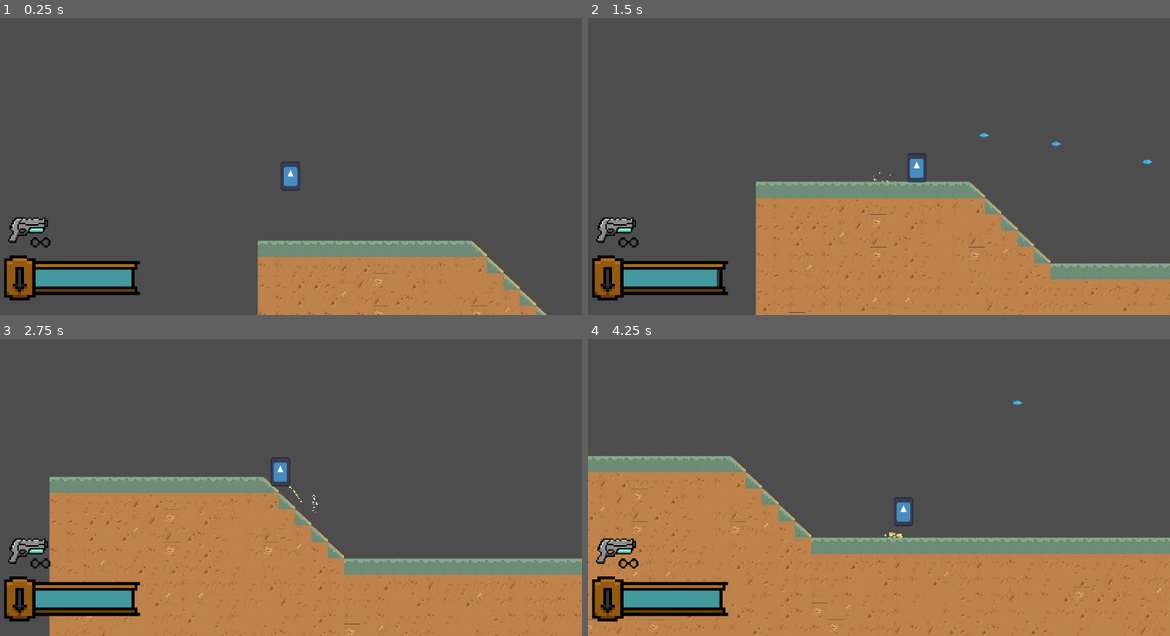
Above: before the commit, frames 1-4 (two rows, left to right).
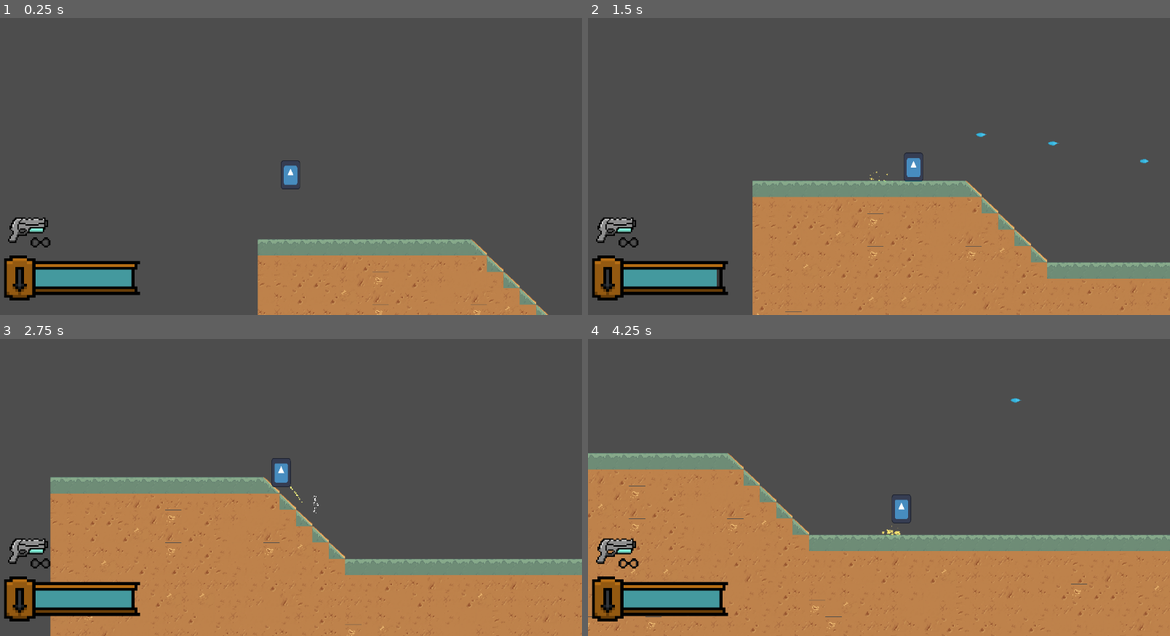
Above: after the commit, the same moments.

Repository: dzfrias/gladiator
Game: Godot game, scene res://scenes/mission.tscn
Two runs of this game, one before a commit and one after it. Both use one fixed random seed, a clock stepped at 60 frames per second and the inputs below. This scene is started directly instead of the project's main scene. The engine's default icon, where the game draws it, is replaced by a stand-in: a white triangle on a blue panel in a dark square. Sound files missing from this copy of the repository are replaced by a short silence.
Inputs (mouse positions are in pixels of both pictures, inside the frame that each line leads up to):
- Up to frame 1 (0.25 s): no input
- Up to frame 2 (1.5 s): move the mouse to (1007, 133) at 0.52 s; press the mouse at (1007, 133) at 0.53 s; hold D (right) from 0.53 s (still down); tap Space (jump) at 0.77, 1.07 s; move the mouse to (762, 166) at 1.27 s; release the mouse at (762, 166) at 1.28 s; tap S (burrow) at 1.35 s
- Up to frame 3 (2.75 s): tap Space (jump) at 1.52, 1.82 s; click (174, 487) at 1.55 s; move the mouse to (349, 401) at 2.02 s; release D (right) at 2.03 s; hold A (left) from 2.03 s (still down); hold Shift (fallthrough) from 2.03 s (still down); click (349, 401) at 2.3 s
- Up to frame 4 (4.25 s): move the mouse to (849, 537) at 2.77 s; release A (left) at 2.78 s; release Shift (fallthrough) at 2.78 s; hold D (right) from 2.78 s (still down); click (849, 537) at 2.85 s; tap Space (jump) at 3.02, 3.32, 3.77, 4.07 s; move the mouse to (1053, 520) at 3.52 s; hold Right mouse button (fire_alt) from 3.53 s (still down); click (1053, 520) at 3.8 s

The runs differ from the first frame. In frame 1, 1.1% of the frame differs, in the area x 44-95%, y 47-100%; in frame 2, 2.2%; in frame 3, 1.5%; in frame 4, 3.7%, in the area x 0-100%, y 19-100%.

Commit message:
Add muzzle flash

Diff:
--- a/resources/flamethrower.tres
+++ b/resources/flamethrower.tres
@@ -12,4 +12,5 @@
 firing_interval = 0.0
 image = ExtResource("1_txu8h")
 aim_mode = 0
+strength = 0.0
 projectile = ExtResource("1_jl7la")
--- a/resources/grenade_launcher.tres
+++ b/resources/grenade_launcher.tres
@@ -12,4 +12,5 @@
 firing_interval = 1.0
 image = ExtResource("1_a0rp6")
 aim_mode = 0
+strength = 0.6
 projectile = ExtResource("1_vtu1e")
--- a/resources/pistol.tres
+++ b/resources/pistol.tres
@@ -12,4 +12,5 @@
 firing_interval = 0.3
 image = ExtResource("1_hmcxc")
 aim_mode = 0
+strength = 0.25
 projectile = ExtResource("1_rrd5j")
--- a/resources/shooter.tres
+++ b/resources/shooter.tres
@@ -6,11 +6,9 @@
 [resource]
 script = ExtResource("1_axwou")
 name = "Raider's Gun"
-damage = 3.0
 reload_time = 2.5
 max_ammo = 2
 firing_interval = 0.2
-projectile_speed = 266.0
-angle_variance = 0.0
+aim_mode = 0
+strength = 0.2
 projectile = ExtResource("1_736xc")
-bullets_per_shot = 1
--- a/resources/shotgun.tres
+++ b/resources/shotgun.tres
@@ -12,4 +12,5 @@
 firing_interval = 0.5
 image = ExtResource("1_ktg4p")
 aim_mode = 0
+strength = 0.6
 projectile = ExtResource("1_2w6nu")
--- a/resources/sniper.tres
+++ b/resources/sniper.tres
@@ -13,5 +13,6 @@
 firing_interval = 1.0
 image = ExtResource("2_vh1nt")
 aim_mode = 1
+strength = 0.75
 projectile = ExtResource("1_7fysk")
 effects = ExtResource("1_4bx6g")
--- /dev/null
+++ b/scenes/muzzle_flash.tscn
@@ -0,0 +1,8 @@
+[gd_scene load_steps=3 format=3 uid="uid://b2w2s0jooafxn"]
+
+[ext_resource type="Texture2D" uid="uid://dt5jsmiu5gu57" path="res://assets/Art/white_circle.png" id="1_k48q8"]
+[ext_resource type="Script" path="res://scripts/muzzle_flash.gd" id="2_8450u"]
+
+[node name="MuzzleFlash" type="Sprite2D"]
+texture = ExtResource("1_k48q8")
+script = ExtResource("2_8450u")
--- /dev/null
+++ b/scripts/muzzle_flash.gd
@@ -0,0 +1,16 @@
+class_name MuzzleFlash extends Sprite2D
+
+@export var duration: float = 0.05
+@export var hold_duration: float = 0.05
+@export var end_scale: float = 1.0
+
+func _ready() -> void:
+	scale = Vector2.ONE * 0.2
+
+func activate() -> void:
+	var tween := get_tree().create_tween()
+	tween.tween_property(self, "scale", Vector2.ONE * end_scale, duration)
+	tween.set_ease(Tween.EaseType.EASE_IN)
+	await tween.finished
+	await get_tree().create_timer(hold_duration).timeout
+	queue_free()
--- a/scripts/player/player.gd
+++ b/scripts/player/player.gd
@@ -39,6 +39,8 @@
 		Instance = null
 	Instance = self
 	$Inventory.add_item(WEAPON_INDICATOR)
+	$MainWeapon.fired.connect(_on_weapon_fired.bind($MainWeapon))
+	$AltWeapon.fired.connect(_on_weapon_fired.bind($AltWeapon))
 
 func _process(delta: float) -> void:
 	if _is_jumping:
@@ -339,6 +341,10 @@
 func camera() -> Camera2D:
 	return $Camera2D
 
+func _on_weapon_fired(weapon: Weapon) -> void:
+	var strength: Vector2 = Vector2(12.0 * -$Direction.scalar, -4.0) * weapon.weapon_stats.strength
+	$Camera2D.move(strength)
+
 func _stop_firing() -> void:
 	$MainWeapon.set_firing(null)
 	$AltWeapon.set_firing(null)
--- a/scripts/player/weapon.gd
+++ b/scripts/player/weapon.gd
@@ -11,6 +11,7 @@
 @export var auto_activate_effects = true
 
 signal on_ammo_changed(ammo: int, max_ammo: int)
+signal fired
 
 var ammo: int
 var effects: Node
@@ -21,6 +22,7 @@
 var _fire_direction: Direction = null
 var _continuous_projectile: Node2D
 var _ammo_time: float
+var _muzzle_flash_scene: PackedScene = preload("res://scenes/muzzle_flash.tscn")
 
 func _ready() -> void:
 	if auto_activate_effects:
@@ -85,6 +87,8 @@
 			angle = get_angle_to(get_global_mouse_position())
 
 	projectile.fire(angle)
+	fired.emit()
+	_muzzle_flash(direction)
 	projectile.global_position = global_position
 
 	if ammo > 0:
@@ -107,3 +111,10 @@
 	on_ammo_changed.emit(ammo, weapon_stats.max_ammo)
 	can_fire = true
 	is_reloading = false
+
+func _muzzle_flash(direction: Direction) -> void:
+	var muzzle_flash := _muzzle_flash_scene.instantiate() as MuzzleFlash
+	muzzle_flash.end_scale = 3 * sqrt(weapon_stats.strength)
+	muzzle_flash.position += Vector2(5 * direction.scalar, -5)
+	add_child(muzzle_flash)
+	muzzle_flash.activate()
--- a/scripts/player_camera.gd
+++ b/scripts/player_camera.gd
@@ -5,6 +5,7 @@
 @export var max_roll: float = 0.0
 @export var noise: FastNoiseLite
 
+@onready var _original_offset = offset
 var noise_y := 0.0
 var trauma := 0.0
 var trauma_pwr := 3.0
@@ -17,14 +18,16 @@
 	assert(amount > 0.0 and amount <= 1.0)
 	trauma = min(trauma + amount, 1.0)
 
+func move(by: Vector2) -> void:
+	offset += by
+
 func _process(delta):
 	if trauma:
 		trauma = max(trauma - decay * delta, 0)
 		_shake()
 	elif offset.x != 0 or offset.y != 0 or rotation != 0:
-		lerp(offset.x,0.0,1)
-		lerp(offset.y,0.0,1)
-		lerp(rotation,0.0,1)
+		offset = offset.lerp(_original_offset, delta * 10)
+		lerp(rotation, 0.0, 1)
 
 func _shake():
 	var amt := pow(trauma, trauma_pwr)
--- a/scripts/resources/weapon_stats.gd
+++ b/scripts/resources/weapon_stats.gd
@@ -11,5 +11,6 @@
 @export var firing_interval: float = 0.5
 @export var image: Texture
 @export var aim_mode: AimMode = AimMode.BIDIRECTIONAL
+@export_range(0.0, 1.0) var strength: float = 0.5
 @export var projectile: PackedScene
 @export var effects: PackedScene
Binary file added: assets/Art/white_circle.png
Not shown, added: assets/Art/white_circle.png.import
Not shown: 1 places in resources/flamethrower.tres that only renumber resources
Not shown: 1 places in resources/grenade_launcher.tres that only renumber resources
Not shown: 1 places in resources/sniper.tres that only renumber resources
